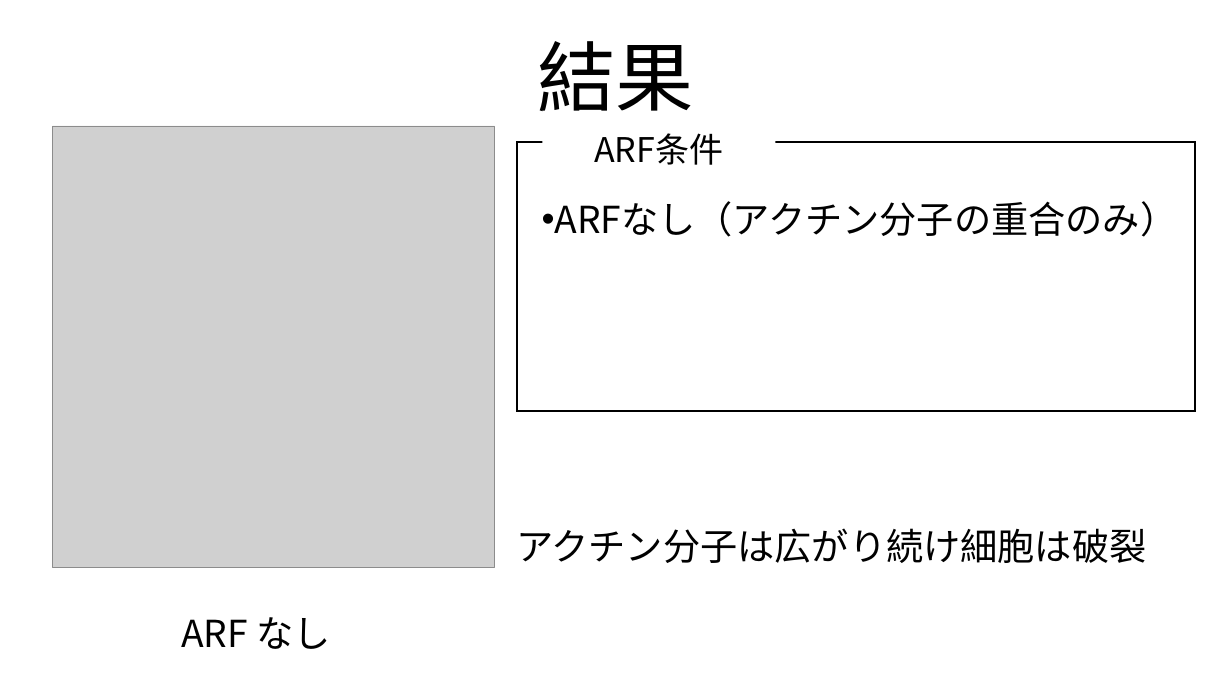
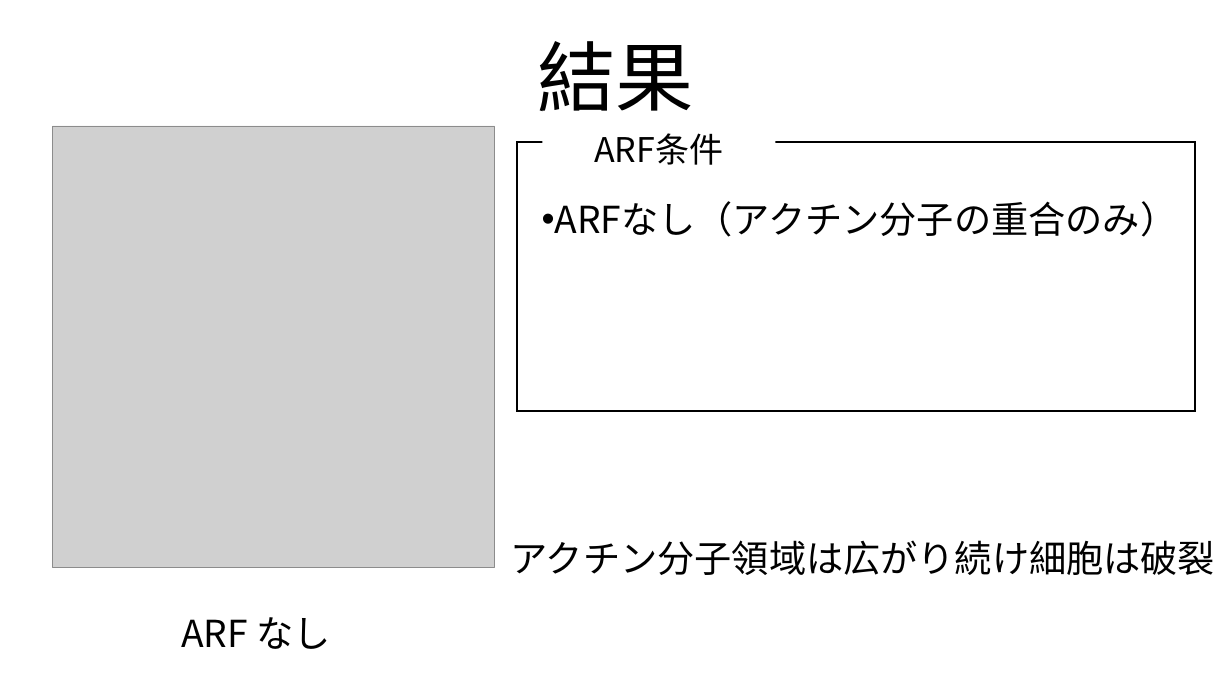
Before and after one commit to tokumaga81/ackera, a slide deck: slide 25 of tokunaga_mp.pptx. Drawn at 1232x693 pixels with LibreOffice and Linux fonts; fonts in the diff are those of the drawing; grey boxes stand for pictures. Boxes give left, top, right and bottom in pixels: in the first picture for what was removed or moved away, otherwise in the second. Text is boxed around its words. In the diff, an @@ line names an element or a change of style, - is before the commit and + after.

```diff
--- a/tokunaga_mp.pptx
+++ b/tokunaga_mp.pptx
@@ text at bbox=[511, 540, 1216, 575]: text changed @@
-アクチン分子は広がり続け細胞は破裂
+アクチン分子領域は広がり続け細胞は破裂
```
Also in this commit, not shown: 18 other slides changed, 2 other files.
